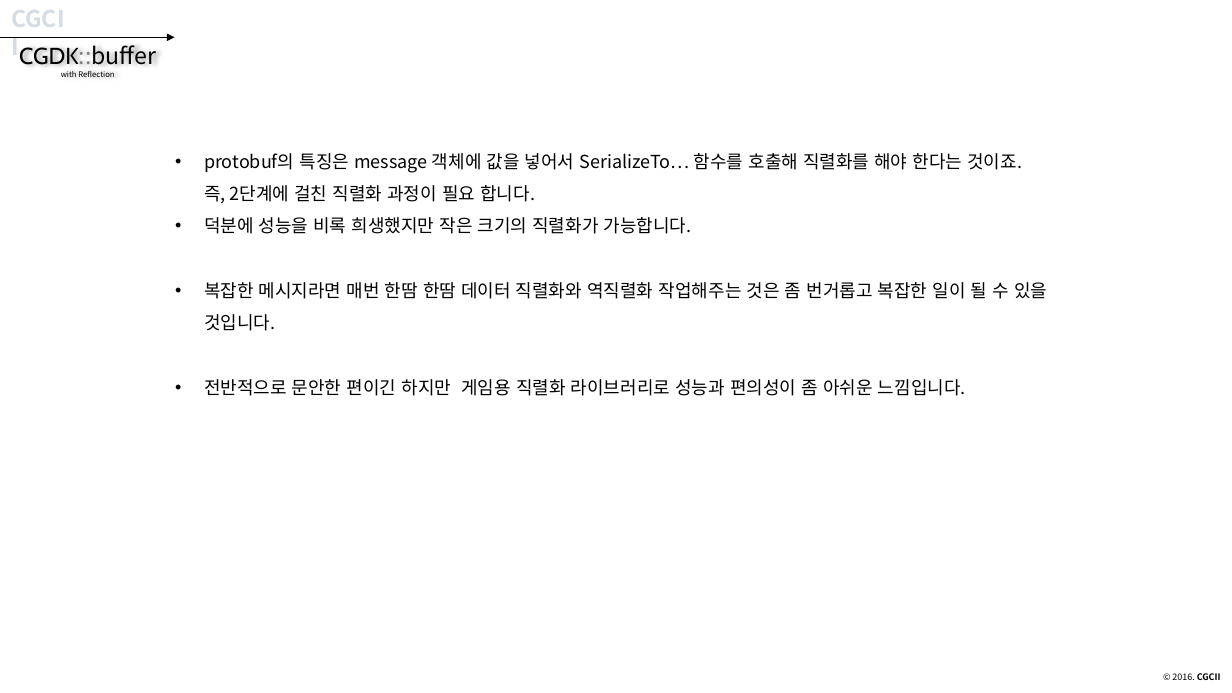
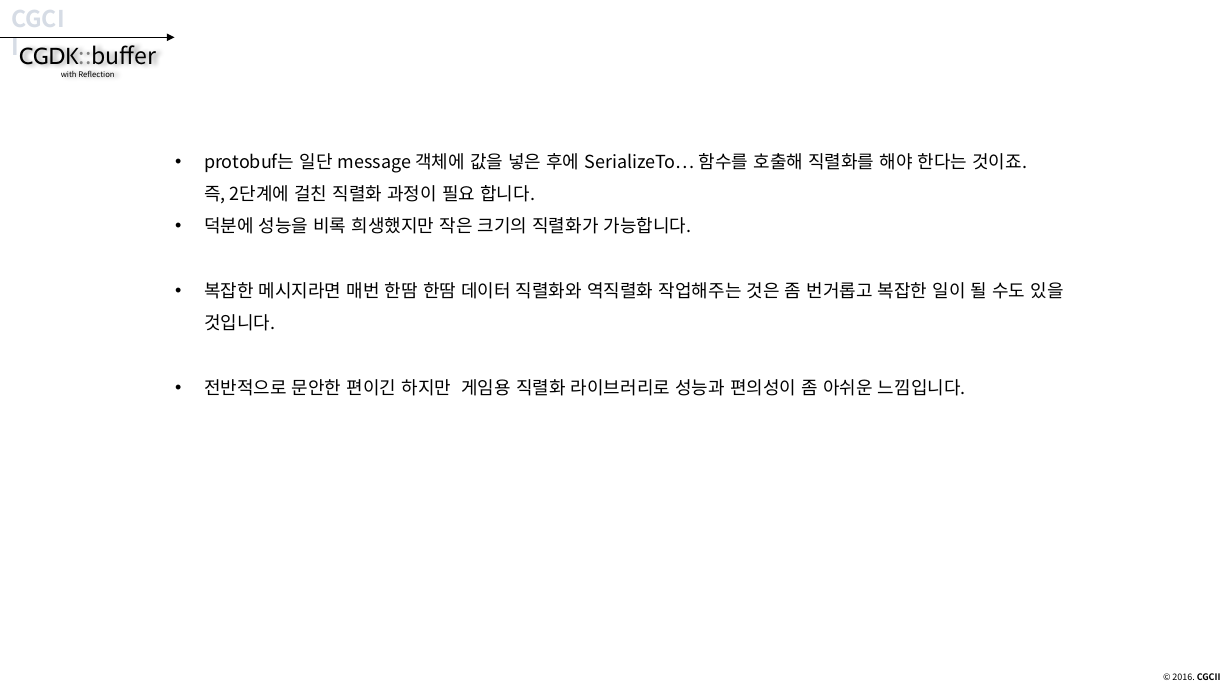
Before and after one commit to CGLabs/CGDK.buffer, a slide deck: slide 68 of C++/document/intruduce_CGDK.buffer.pptx. Drawn at 1232x693 pixels with LibreOffice and Linux fonts; fonts in the diff are those of the drawing. Boxes give left, top, right and bottom in pixels: in the first picture for what was removed or moved away, otherwise in the second. Text is boxed around its words. In the diff, an @@ line names an element or a change of style, - is before the commit and + after.

```diff
--- a/C++/document/intruduce_CGDK.buffer.pptx
+++ b/C++/document/intruduce_CGDK.buffer.pptx
@@ text at [204, 153, 1027, 204]: text changed @@
-• protobuf의 특징은 message 객체에 값을 넣어서 SerializeTo… 함수를 호출해 직렬화를 해야 한다는 것이죠.
-  즉, 2단계에 걸친 직렬화 과정이 필요 합니다.
+• protobuf는 일단 message 객체에 값을 넣은 후에 SerializeTo… 함수를 호출해 직렬화를 해야 한다는 것이죠.
+  즉, 2단계에 걸친 직렬화 과정이 필요 합니다.
@@ text at [204, 282, 1064, 331]: text changed @@
-• 복잡한 메시지라면 매번 한땀 한땀 데이터 직렬화와 역직렬화 작업해주는 것은 좀 번거롭고 복잡한 일이 될 수 있을 것입니다.
+• 복잡한 메시지라면 매번 한땀 한땀 데이터 직렬화와 역직렬화 작업해주는 것은 좀 번거롭고 복잡한 일이 될 수도 있을 것입니다.
```
Also in this commit, not shown: 30 other slides changed.
